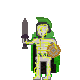
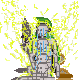
The second (80, 80) image is a revision of the first. Changes to its layers:
added group "Layer Group copy #12" with 4 layers above "Layer Group copy #11" over [1, 0, 79, 80]
added layer "Electro copy #12" (73%) in group "Layer Group copy #12" over [1, 0, 79, 80]
added group "Layer Group copy #11" with 4 layers above "Layer Group copy #10" over [0, 0, 78, 80]
added layer "Electro copy #11" (73%) in group "Layer Group copy #11" over [0, 0, 78, 80]
added group "Layer Group copy #10" with 4 layers above "Layer Group copy #9" over [0, 13, 78, 80]
added layer "Electro copy #10" (73%) in group "Layer Group copy #10" over [0, 13, 78, 80]
added group "Layer Group copy #9" with 4 layers above "Layer Group copy #8" over [4, 0, 79, 80]
added layer "Electro copy #9" (73%) in group "Layer Group copy #9" over [4, 0, 79, 59]
added group "Layer Group copy #8" with 4 layers above "Layer Group copy #7" over [11, 9, 72, 80]
added layer "Electro copy #8" (73%) in group "Layer Group copy #8" over [14, 9, 70, 80]
added group "Layer Group copy #6" with 4 layers above "Layer Group copy #5" over [10, 11, 78, 80]
added layer "Electro copy #6" (73%) in group "Layer Group copy #6" over [10, 11, 78, 80]
added group "Layer Group copy #5" with 5 layers above "Layer Group copy #4" over [5, 0, 78, 80]
added layer "Electro copy #5" (73%) in group "Layer Group copy #5" over [5, 0, 78, 80]
added group "Layer Group copy #4" with 4 layers above "Layer Group copy #3" over [11, 5, 73, 80]
added layer "Electro copy #4" (73%) in group "Layer Group copy #4" over [16, 5, 70, 80]
added group "Layer Group copy #3" with 5 layers above "Layer Group copy #2" over [3, 1, 79, 80]
added layer "Electro copy #3" (73%) in group "Layer Group copy #3" over [3, 1, 79, 80]
added group "Layer Group copy #2" with 4 layers above "Layer Group copy #1" over [10, 5, 77, 80]
added layer "Electro copy #2" (73%) in group "Layer Group copy #2" over [10, 5, 77, 80]
…and 47 more changes (41 added, 5 painted, 1 stack, 1 visibility)
